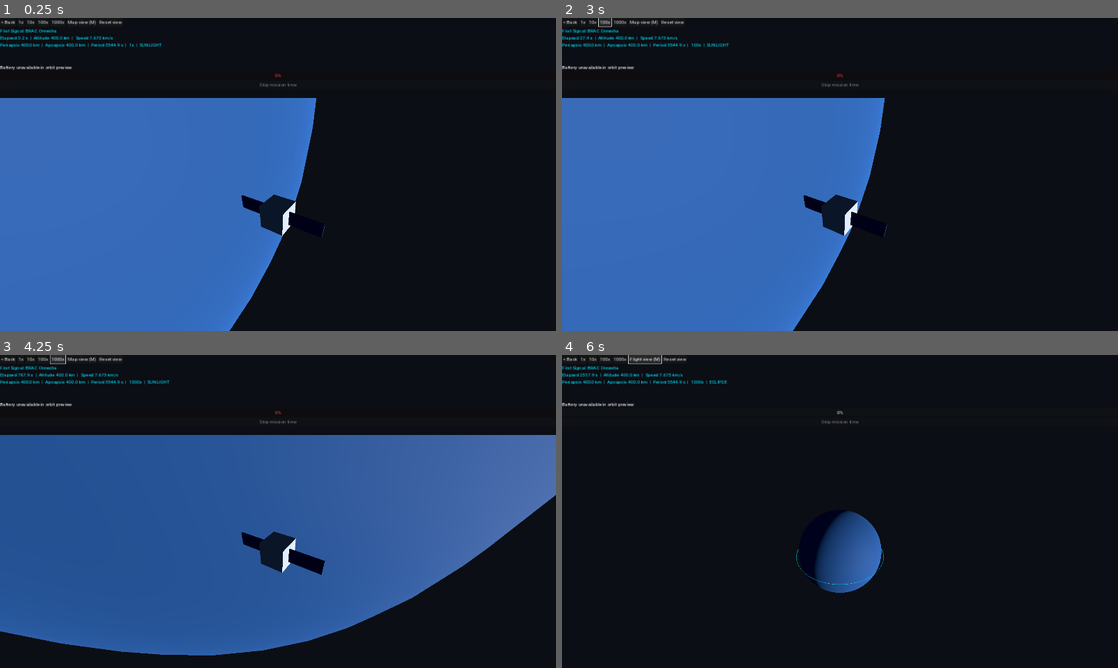
Above: before the commit, frames 1-4 (two rows, left to right).
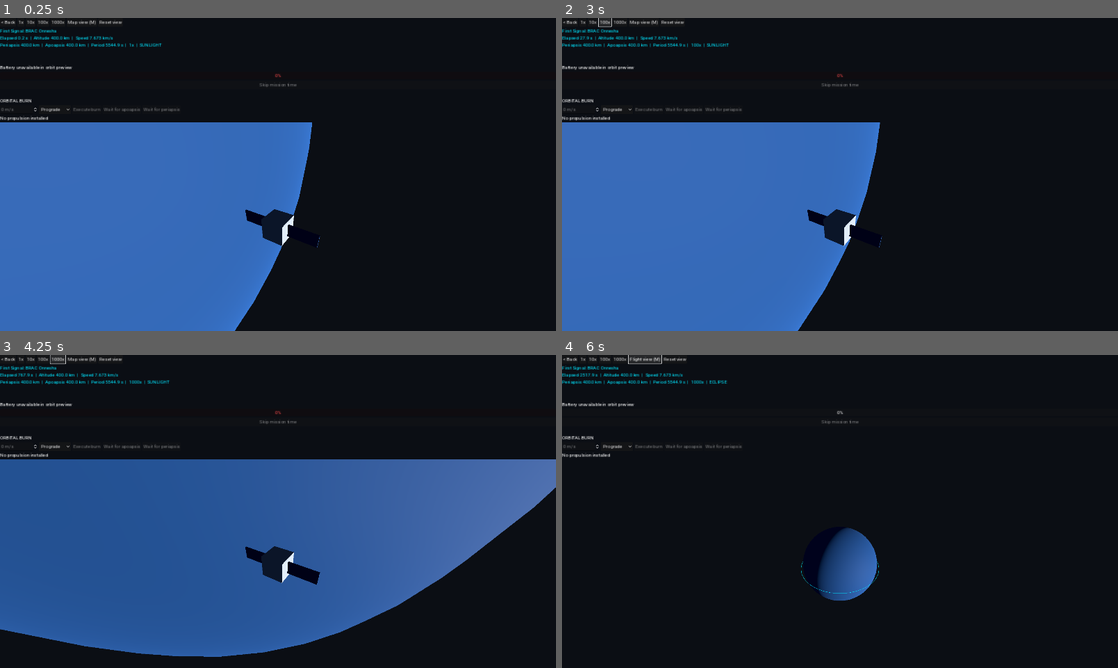
Above: after the commit, the same moments.

Repository: jahinhossain8573/spacebound
Game: Godot game, scene res://scenes/FlightView.tscn
The game is run twice, just before and just after one commit, with the same random seed, the same clock (stepped at 60 frames per second) and the same inputs. This scene is started directly instead of the project's main scene.
Inputs (mouse positions are in pixels of both pictures, inside the frame that each line leads up to):
- Up to frame 1 (0.25 s): no input
- Up to frame 2 (3 s): click (617, 108) at 0.5 s, where only the run after the commit has a clickable "Prograde"; click "1x" at 1.25 s; click "10x" at 2 s; click "100x" at 2.75 s
- Up to frame 3 (4.25 s): click "1000x" at 3.5 s
- Up to frame 4 (6 s): tap Enter at 4.25 s; move the mouse to (962, 495) at 4.27 s; hold Right 4.28-5 s; tap M at 4.35 s; click (962, 495) at 4.42 s; tap Space at 4.52 s; click "Flight view (M)" at 5 s; click "Map view (M)" at 5.75 s

The runs differ from the first frame. In frame 1, 5.5% of the frame differs, in the area x 0-59%, y 25-100%; in frame 2, 5.6%; in frame 3, 9.6%, in the area x 0-100%, y 25-97%; in frame 4, 1.4%.

Commit message:
Add orbital burn controls

Diff:
--- /dev/null
+++ b/scenes/ui/BurnPanel.tscn
@@ -0,0 +1,6 @@
+[gd_scene load_steps=2 format=3]
+
+[ext_resource type="Script" path="res://scripts/BurnPanel.gd" id="1"]
+
+[node name="BurnPanel" type="VBoxContainer"]
+script = ExtResource("1")
--- /dev/null
+++ b/scripts/BurnPanel.gd
@@ -0,0 +1,126 @@
+extends VBoxContainer
+
+var flight: Control
+var engine: Dictionary = {}
+var fuel_kg := 0.0
+var dry_kg := 0.0
+var _value: SpinBox
+var _direction: OptionButton
+var _info: Label
+var _execute: Button
+var _apo: Button
+var _peri: Button
+var _busy := false
+
+func setup(owner_flight: Control) -> void:
+	flight = owner_flight
+	var build: Dictionary = GameManager.current_build
+	for part in build.get("installed_components", []):
+		if part.get("thrustNewtons", 0.0) > 0 and part.get("ispSeconds", 0.0) > engine.get("ispSeconds", 0.0): engine = part
+	fuel_kg = maxf(0.0, float(build.get("propellant_mass_kg", 0.0)))
+	flight.remaining_propellant_kg = fuel_kg
+	if not build.is_empty(): dry_kg = preload("res://scripts/BuildStats.gd").new().calculate_stats(build, flight.mission).dry_mass_kg
+	var title := Label.new()
+	title.text = "ORBITAL BURN"
+	add_child(title)
+	var controls := HBoxContainer.new()
+	add_child(controls)
+	_value = SpinBox.new()
+	_value.custom_minimum_size.x = 130
+	_value.step = 1
+	_value.update_on_text_changed = true
+	_value.suffix = "m/s"
+	_value.value_changed.connect(func(_v): refresh())
+	controls.add_child(_value)
+	_direction = OptionButton.new()
+	_direction.add_item("Prograde")
+	_direction.add_item("Retrograde")
+	_direction.item_selected.connect(func(_i): refresh())
+	controls.add_child(_direction)
+	_execute = Button.new()
+	_execute.text = "Execute burn"
+	_execute.pressed.connect(_on_execute)
+	controls.add_child(_execute)
+	_apo = Button.new()
+	_apo.text = "Wait for apoapsis"
+	_apo.pressed.connect(func(): flight.wait_for_apsis(true))
+	controls.add_child(_apo)
+	_peri = Button.new()
+	_peri.text = "Wait for periapsis"
+	_peri.pressed.connect(func(): flight.wait_for_apsis(false))
+	controls.add_child(_peri)
+	_info = Label.new()
+	_info.autowrap_mode = TextServer.AUTOWRAP_WORD_SMART
+	add_child(_info)
+	refresh()
+
+func remaining_dv() -> float:
+	return FlightSim.calculate_delta_v(dry_kg, dry_kg + fuel_kg, float(engine.get("ispSeconds", 0.0)))
+
+func refresh() -> void:
+	if _value == null or flight.orbit == null: return
+	var available := remaining_dv()
+	if not is_equal_approx(_value.max_value, available): _value.max_value = available
+	var amount := _value.value
+	var result: Dictionary = FlightSim.predict_orbit_burn(flight.orbit, amount * (-1.0 if _direction.selected == 1 else 1.0))
+	var prediction := "Unavailable"
+	if result.get("escaped", false): prediction = "Escape trajectory"
+	elif result.has("orbit"):
+		var o: OrbitState = result.orbit
+		prediction = "Periapsis %.0f km / apoapsis %.0f km" % [o.semi_major_axis_km * (1.0-o.eccentricity) - FlightSim.R_EARTH_KM, o.semi_major_axis_km * (1.0+o.eccentricity) - FlightSim.R_EARTH_KM]
+	_info.text = "No propulsion installed" if engine.is_empty() else "Fuel %.2f kg  |  Available Δv %.1f m/s  |  Burn %.1f s  |  %s" % [fuel_kg, available, FlightSim.burn_duration_s(dry_kg + fuel_kg, amount, engine.ispSeconds, engine.thrustNewtons), prediction]
+	_execute.disabled = _busy or engine.is_empty() or amount <= 0.0 or not result.has("orbit") or flight.power_failed or flight.mission_finished or not flight._skip_result.is_empty() or flight._wait_target >= 0.0
+	_apo.disabled = _busy or flight.orbit.eccentricity < 0.001 or flight._wait_target >= 0.0 or flight.power_failed or flight.mission_finished
+	_peri.disabled = _apo.disabled
+	var editable := not _busy and not engine.is_empty()
+	if _value.editable != editable: _value.editable = editable
+
+func execute_burn(amount: float, retrograde: bool) -> bool:
+	if flight.orbit == null or engine.is_empty() or not is_finite(amount) or amount <= 0.0 or amount > remaining_dv() + 0.000001 or flight.power_failed or flight.mission_finished or not flight._skip_result.is_empty() or flight._wait_target >= 0.0: return false
+	var predicted: Dictionary = FlightSim.predict_orbit_burn(flight.orbit, -amount if retrograde else amount)
+	if not predicted.has("orbit"): return false
+	var new_fuel := maxf(0.0, (dry_kg + fuel_kg) * exp(-amount / (engine.ispSeconds * FlightSim.G0)) - dry_kg)
+	if not flight.set_orbit(predicted.orbit): return false
+	fuel_kg = new_fuel
+	flight.remaining_propellant_kg = fuel_kg
+	flight._sunlit_pass_started = false
+	var o: OrbitState = flight.orbit
+	GameManager.last_result.flight_log.append("T+%.1fs %s burn %.1f m/s (%s), %.0f × %.0f km" % [flight.mission_elapsed_s, "Retrograde" if retrograde else "Prograde", amount, engine.name, o.semi_major_axis_km*(1-o.eccentricity)-FlightSim.R_EARTH_KM, o.semi_major_axis_km*(1+o.eccentricity)-FlightSim.R_EARTH_KM])
+	GameManager.burn_executed.emit(amount)
+	_value.set_value_no_signal(0.0)
+	refresh()
+	return true
+
+func _on_execute() -> void:
+	if _busy: return
+	_busy = true
+	var amount := _value.value
+	var retrograde := _direction.selected == 1
+	refresh()
+	var model: Node3D = flight._shared_rocket if is_instance_valid(flight._shared_rocket) else flight._craft_visual
+	var orbit: OrbitState = flight.orbit
+	var before: Vector2 = FlightSim.position_on_orbit_km(orbit.semi_major_axis_km, orbit.eccentricity, orbit.time_since_periapsis_s, orbit.mu).rotated(orbit.arg_periapsis_rad)
+	var after: Vector2 = FlightSim.position_on_orbit_km(orbit.semi_major_axis_km, orbit.eccentricity, orbit.time_since_periapsis_s + 0.1, orbit.mu).rotated(orbit.arg_periapsis_rad)
+	var direction := (after - before).normalized() * (-1.0 if retrograde else 1.0)
+	var shared := is_instance_valid(flight._shared_rocket)
+	var tween := create_tween()
+	if shared: tween.tween_property(model, "rotation:z", atan2(-direction.y, direction.x), 1.0)
+	else: tween.tween_property(model, "rotation:y", atan2(direction.y, direction.x), 1.0)
+	await tween.finished
+	_busy = false
+	if execute_burn(amount, retrograde):
+		var flame := MeshInstance3D.new()
+		var mesh := CylinderMesh.new()
+		var scale_factor: float = flight.shared_launch.rocket_height if shared else 0.03
+		mesh.top_radius = scale_factor * 0.015
+		mesh.bottom_radius = 0.0
+		mesh.height = scale_factor * 0.15
+		flame.mesh = mesh
+		flame.position.y = scale_factor * (0.42 if shared else -0.15)
+		var material := StandardMaterial3D.new()
+		material.albedo_color = Color("ffb300")
+		material.shading_mode = BaseMaterial3D.SHADING_MODE_UNSHADED
+		flame.material_override = material
+		model.add_child(flame)
+		get_tree().create_timer(0.5).timeout.connect(flame.queue_free)
+	refresh()
--- a/scripts/FlightView.gd
+++ b/scripts/FlightView.gd
@@ -47,6 +47,9 @@
 var _objective_label: Label
 var _beacon_label: Label
 var _skip_beacon_at := -1.0
+var _wait_target := -1.0
+var _burn_panel: VBoxContainer
+var remaining_propellant_kg := 0.0
 var shared_launch: Control
 var _shared_rocket: Node3D
 var _shared_center := Vector3(0, -6371000.0, 0)
@@ -74,6 +77,10 @@
 				return
 		set_orbit(initial)
 	_initialize_power()
+	_burn_panel = load("res://scenes/ui/BurnPanel.tscn").instantiate()
+	_view.get_parent().add_child(_burn_panel)
+	_view.get_parent().move_child(_burn_panel, _view.get_index())
+	_burn_panel.setup(self)
 	if shared_launch == null and GameManager.initial_orbit != null and GameManager.flight_elapsed_s > 0:
 		var fade := ColorRect.new()
 		fade.color = Color.BLACK
@@ -212,13 +219,15 @@
 		_marker.visible = false
 		_plotter.redraw(null)
 		return false
+	var initial_orbit := orbit == null
 	orbit = value.copy()
 	orbit.time_since_periapsis_s = fposmod(orbit.time_since_periapsis_s, period)
 	_error.text = ""
 	_marker.visible = true
 	_plotter.redraw(orbit)
 	_update_position()
-	set_camera_preset(_camera_mode)
+	if initial_orbit: set_camera_preset(_camera_mode)
+	else: _update_camera()
 	return true
 
 func set_warp(value: int) -> void:
@@ -227,6 +236,13 @@
 func advance_time(real_delta_s: float) -> void:
 	if mission_finished or power_failed or not _skip_result.is_empty() or orbit == null or not is_finite(real_delta_s) or real_delta_s < 0.0: return
 	var elapsed := real_delta_s * warp
+	if _wait_target >= 0.0:
+		var wait_period: float = FlightSim.orbital_period_s(orbit.semi_major_axis_km, orbit.mu)
+		var until := fposmod(_wait_target - orbit.time_since_periapsis_s, wait_period)
+		if elapsed >= until:
+			elapsed = until
+			_wait_target = -1.0
+			warp = 1
 	if power_active:
 		var remaining := minf(elapsed, maxf(0.0, float(mission.durationDays) * 86400.0 - mission_elapsed_s))
 		var period_s: float = FlightSim.orbital_period_s(orbit.semi_major_axis_km, orbit.mu)
@@ -269,6 +285,7 @@
 		advance_time(delta)
 	_update_battery_hud()
 	_update_objectives()
+	if is_instance_valid(_burn_panel): _burn_panel.refresh()
 	if orbit != null:
 		_update_camera()
 		var pixels := maxf(1.0, float(_view.size.y))
@@ -484,3 +501,9 @@
 	for objective in GameManager.last_result.get("objectives", []):
 		lines.append(("✓ " if objective.get("done", false) else "○ ") + str(objective.get("name", "")))
 	_objective_label.text = "  |  ".join(lines)
+
+func wait_for_apsis(apoapsis: bool) -> void:
+	if orbit == null or orbit.eccentricity < 0.001 or power_failed or mission_finished or not _skip_result.is_empty(): return
+	var period: float = FlightSim.orbital_period_s(orbit.semi_major_axis_km, orbit.mu)
+	_wait_target = period * 0.5 if apoapsis else 0.0
+	warp = 1000
--- a/scripts/autoload/FlightSim.gd
+++ b/scripts/autoload/FlightSim.gd
@@ -137,3 +137,38 @@
 			pass_started = charge > 0.0
 		phase = fposmod(phase + step, orbit_period_s)
 	return {"survived":true, "lowest_wh":lowest, "end_wh":charge, "failed_orbit":-1, "elapsed_s":elapsed, "sunlit_pass_completed_s":pass_completed, "pass_started":pass_started}
+
+## Apply a planar velocity-aligned impulse without changing the current position.
+func predict_orbit_burn(orbit: OrbitState, dv_mps: float) -> Dictionary:
+	if orbit == null or not orbit.is_valid() or not is_finite(dv_mps): return {}
+	var a := orbit.semi_major_axis_km
+	var e := orbit.eccentricity
+	var p := position_on_orbit_km(a, e, orbit.time_since_periapsis_s, orbit.mu)
+	var r := float(p.length())
+	if r <= 0.0: return {}
+	var cos_e := clampf((p.x / a) + e, -1.0, 1.0)
+	var sin_e := p.y / (a * sqrt(1.0 - e * e))
+	var factor := sqrt(orbit.mu / a) / (1.0 - e * cos_e)
+	var velocity := Vector2(-sin_e, sqrt(1.0 - e * e) * cos_e) * factor
+	var speed := float(velocity.length())
+	if speed <= 0.0 or speed + dv_mps / 1000.0 <= 0.0: return {}
+	velocity *= (speed + dv_mps / 1000.0) / speed
+	var energy := velocity.length_squared() / 2.0 - orbit.mu / r
+	if energy >= 0.0: return {"escaped": true}
+	var h := p.x * velocity.y - p.y * velocity.x
+	var eccentricity_vector := Vector2(velocity.y * h / orbit.mu - p.x / r, -velocity.x * h / orbit.mu - p.y / r)
+	var new_e := float(eccentricity_vector.length())
+	if new_e >= 1.0: return {"escaped": true}
+	var result := OrbitState.new()
+	result.mu = orbit.mu
+	result.semi_major_axis_km = -orbit.mu / (2.0 * energy)
+	result.eccentricity = new_e
+	var local_arg := eccentricity_vector.angle() if new_e > 0.0000001 else p.angle()
+	result.arg_periapsis_rad = orbit.arg_periapsis_rad + local_arg
+	var q := p.rotated(-local_arg)
+	var cos_new := clampf(q.x / result.semi_major_axis_km + new_e, -1.0, 1.0)
+	var sin_new := q.y / (result.semi_major_axis_km * sqrt(1.0 - new_e * new_e))
+	var anomaly := fposmod(atan2(sin_new, cos_new), TAU)
+	var mean := fposmod(anomaly - new_e * sin(anomaly), TAU)
+	result.time_since_periapsis_s = mean / TAU * orbital_period_s(result.semi_major_axis_km, result.mu)
+	return {"escaped": false, "orbit":result}
--- a/scripts/autoload/GameManager.gd
+++ b/scripts/autoload/GameManager.gd
@@ -1,6 +1,7 @@
 extends Node
 
 signal mission_skip_started(remaining_s: float)
+signal burn_executed(dv_mps: float)
 signal campaign_changed
 
 enum State { MAIN_MENU, MISSION_SELECT, WORKSHOP, LAUNCH, FLIGHT_OPS, DEBRIEF, TECH_TREE }
--- /dev/null
+++ b/tests/test_burns.gd
@@ -0,0 +1,44 @@
+extends SceneTree
+var failures := 0
+var signals := 0
+func _initialize() -> void: call_deferred("run_tests")
+func check(ok: bool, label: String) -> void:
+	print(("PASS: " if ok else "FAIL: ") + label)
+	if not ok: failures += 1
+func run_tests() -> void:
+	var gm := root.get_node("GameManager")
+	var sim := root.get_node("FlightSim")
+	var data := root.get_node("GlobalData")
+	gm.current_mission = data.get_mission(4)
+	gm.current_build = {"launcher":data.get_launcher("launcher_falcon_9"), "bus":data.get_bus("bus_heavy_geo_lunar"), "installed_components":[data.get_part("prop_aerojet_r4d15"),data.get_part("pwr_airbus_l"),data.get_part("pwr_eaglepicher_l")], "propellant_mass_kg":500.0}
+	gm.attempt_id = "burn-test"
+	gm.last_result = {"flight_log":[]}
+	gm.burn_executed.connect(func(_dv): signals += 1)
+	var flight = load("res://scenes/FlightView.tscn").instantiate()
+	root.add_child(flight)
+	flight.set_process(false)
+	var panel = flight._burn_panel
+	var period: float = sim.orbital_period_s(flight.orbit.semi_major_axis_km)
+	flight.wait_for_apsis(true)
+	flight.advance_time(period)
+	check(absf(flight.orbit.time_since_periapsis_s - period/2) < 0.01 and flight.warp == 1, "wait stops exactly at apoapsis")
+	var previous: Vector2 = flight.position_km
+	var initial_fuel: float = panel.fuel_kg
+	check(panel.execute_burn(1470.0, false), "GTO prograde burn")
+	check(flight.orbit.eccentricity < 0.01 and absf(flight.orbit.semi_major_axis_km - 42164.0) < 421.64, "GTO to GEO")
+	check(previous.distance_to(flight.position_km) < 0.1, "position continuous")
+	check(panel.fuel_kg < initial_fuel and signals == 1 and gm.last_result.flight_log.size() == 1, "fuel, signal and flight log")
+	check(not panel.execute_burn(panel.remaining_dv()+1.0, false) and signals == 1, "over-budget burn rejected")
+	var o := OrbitState.new()
+	o.semi_major_axis_km = 12000
+	o.eccentricity = 0.25
+	o.arg_periapsis_rad = 0.7
+	o.time_since_periapsis_s = sim.orbital_period_s(12000)*0.19
+	var p: Vector2 = sim.position_on_orbit_km(o.semi_major_axis_km,o.eccentricity,o.time_since_periapsis_s).rotated(o.arg_periapsis_rad)
+	var prediction: Dictionary = sim.predict_orbit_burn(o,-100.0)
+	var n: OrbitState = prediction.orbit
+	var q: Vector2 = sim.position_on_orbit_km(n.semi_major_axis_km,n.eccentricity,n.time_since_periapsis_s).rotated(n.arg_periapsis_rad)
+	check(p.distance_to(q) < 0.1 and n.semi_major_axis_km < o.semi_major_axis_km, "off-apsis retrograde remains continuous")
+	flight.queue_free()
+	print("Burn failures: ", failures)
+	quit(1 if failures else 0)
